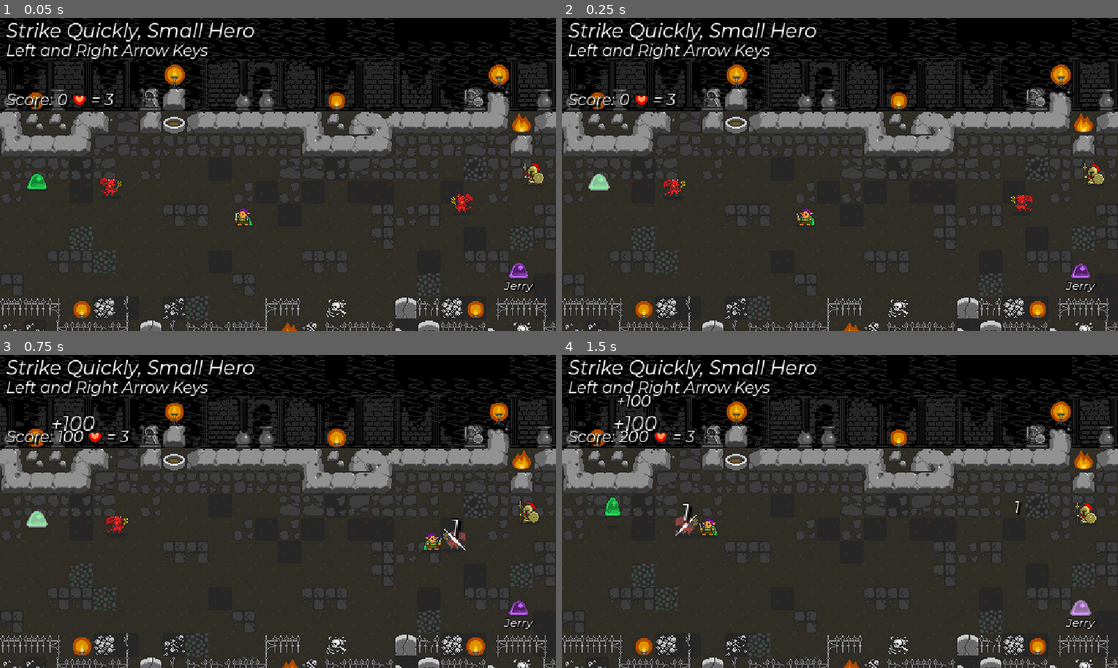
Above: before the commit, frames 1-4 (two rows, left to right).
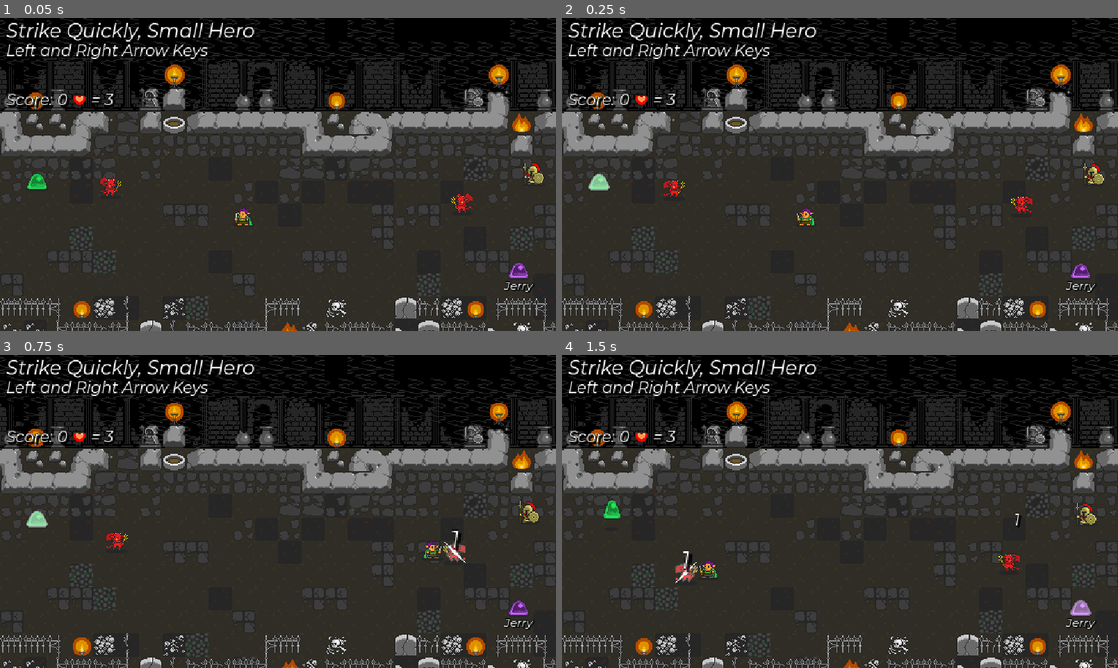
Above: after the commit, the same moments.

Repository: nuzcraft/beat-m-up
Game: Godot game, scene res://scenes/world/world.tscn
The game is run twice, just before and just after one commit, with the same random seed, the same clock (stepped at 60 frames per second) and the same inputs.
Inputs:
- Up to frame 1 (0.05 s): no input
- Up to frame 2 (0.25 s): no input
- Up to frame 3 (0.75 s): tap Enter at 0.5 s; hold Right (ui_right) from 0.53 s (still down)
- Up to frame 4 (1.5 s): release Right (ui_right) at 1.28 s; hold Left (ui_left) from 1.28 s (still down)

Frame 1 is identical in both runs. In frame 2, 0.2% of the frame differs, in the area x 18-85%, y 51-63%; in frame 3, 1.1%; in frame 4, 1.5%, in the area x 7-97%, y 12-73%.

Commit message:
added vertical flying motion to imp

Diff:
--- a/scenes/actor/enemy/imp/imp.gd
+++ b/scenes/actor/enemy/imp/imp.gd
@@ -8,12 +8,14 @@
 }
 
 var state = WALKING
+var time_elapsed: float = 0
 
 func _ready():
 	super()
 
 func _process(delta):
 	super(delta)
+	time_elapsed += delta
 
 	set_flip_h(global_position.x < target.global_position.x)
 
@@ -22,8 +24,11 @@
 #		PRE_ATTACK: pre_attack_state(delta)
 #		ATTACK: attack_state(delta)
 
+
 func walking_state(delta):
 	var new_global_pos: Vector2 = global_position.move_toward(target.global_position, delta * move_speed)
+	if global_position.distance_to(target.global_position) > 40:
+		new_global_pos.y += sin(time_elapsed)
 	var diff = new_global_pos - global_position
 	global_position = new_global_pos
 	if global_position.distance_to(target.global_position) < 15:
--- a/scenes/actor/enemy/imp/imp.tscn
+++ b/scenes/actor/enemy/imp/imp.tscn
@@ -43,9 +43,7 @@
 [node name="Imp" instance=ExtResource("1_cckkg")]
 script = ExtResource("2_xouww")
 move_speed = 10
-health = 0
 
 [node name="CharacterSprite" parent="." index="1"]
 material = SubResource("ShaderMaterial_6bbxk")
 sprite_frames = SubResource("SpriteFrames_ik72k")
-animation = &"attack"
